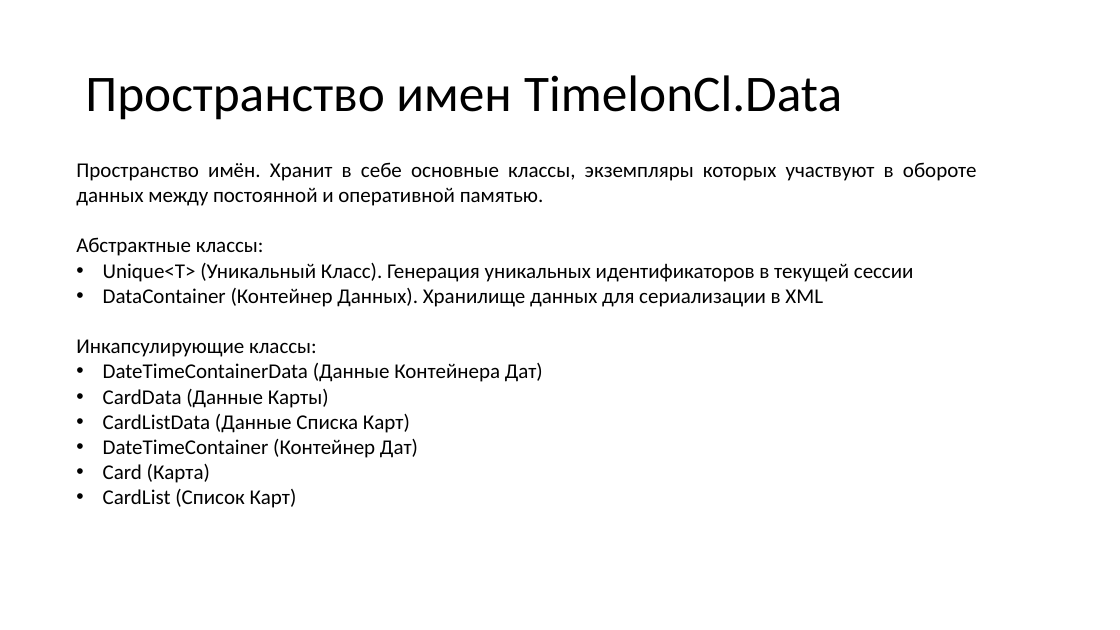
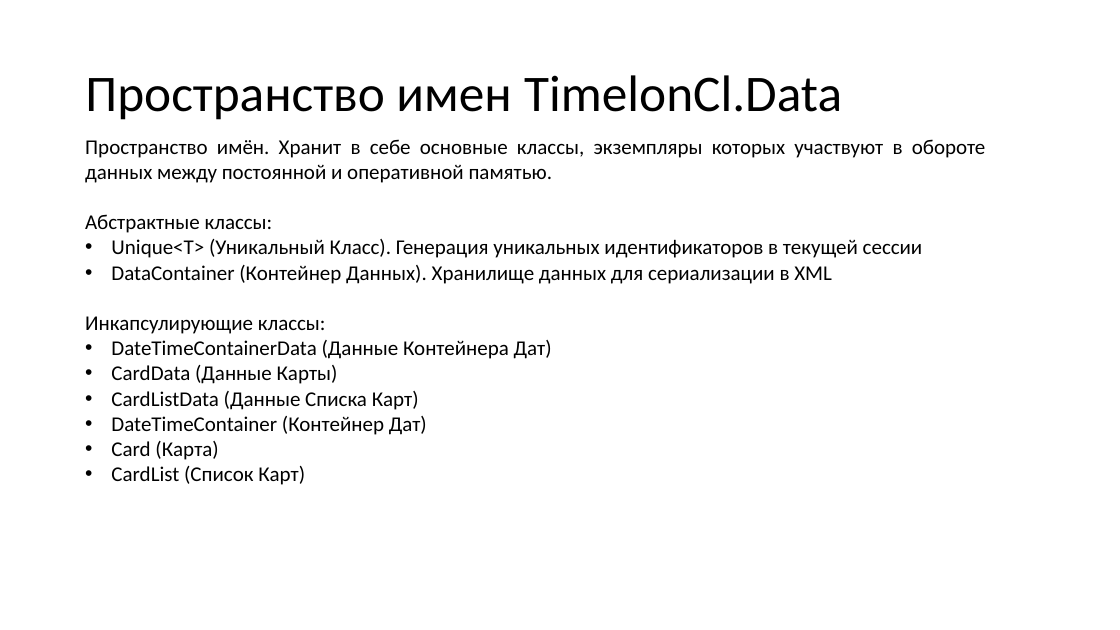
Before and after one commit to N0tilT/Timelon, a slide deck: slide 17 of docs/Timelon.pptx. Drawn at 1120x630 pixels with LibreOffice and Linux fonts; fonts in the diff are those of the drawing. Boxes give left, top, right and bottom in pixels: in the first picture for what was removed or moved away, otherwise in the second. Text is boxed around its words. In the diff, an @@ line names an element or a change of style, - is before the commit and + after.

```diff
--- a/docs/Timelon.pptx
+++ b/docs/Timelon.pptx
@@ text "Пространство имён. Хранит в себе ...": place and size @@
-text "Пространство имён. Хранит в себе ..." at (76,162,977,508)
+text "Пространство имён. Хранит в себе ..." at (85,139,986,485)
```
Also in this commit, not shown: 3 other slides changed.
